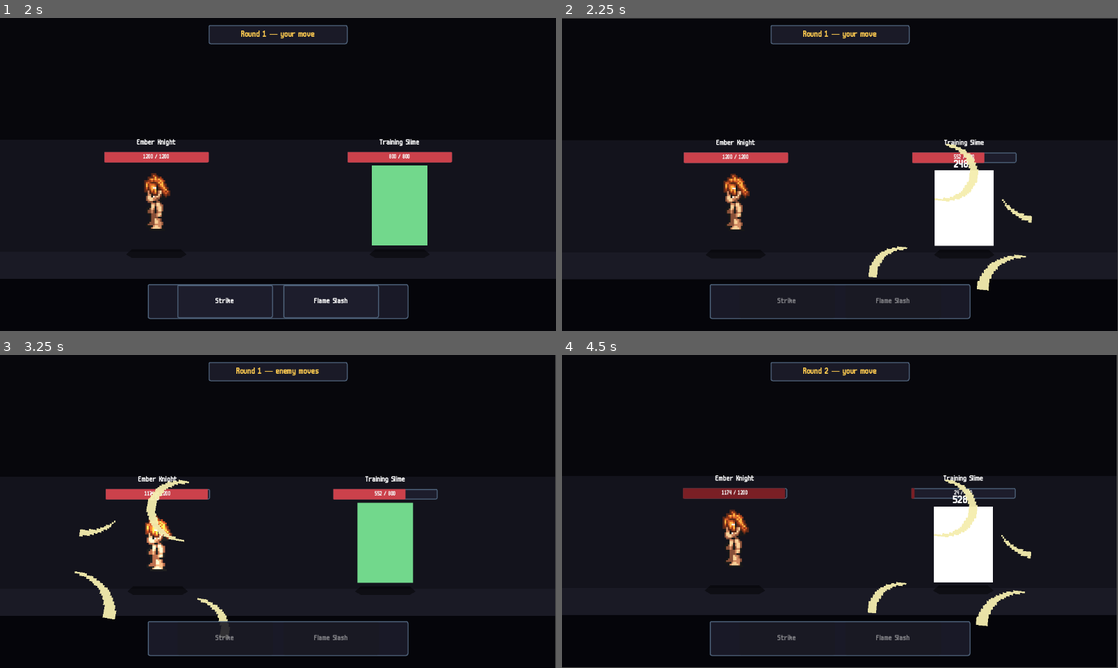
Above: before the commit, frames 1-4 (two rows, left to right).
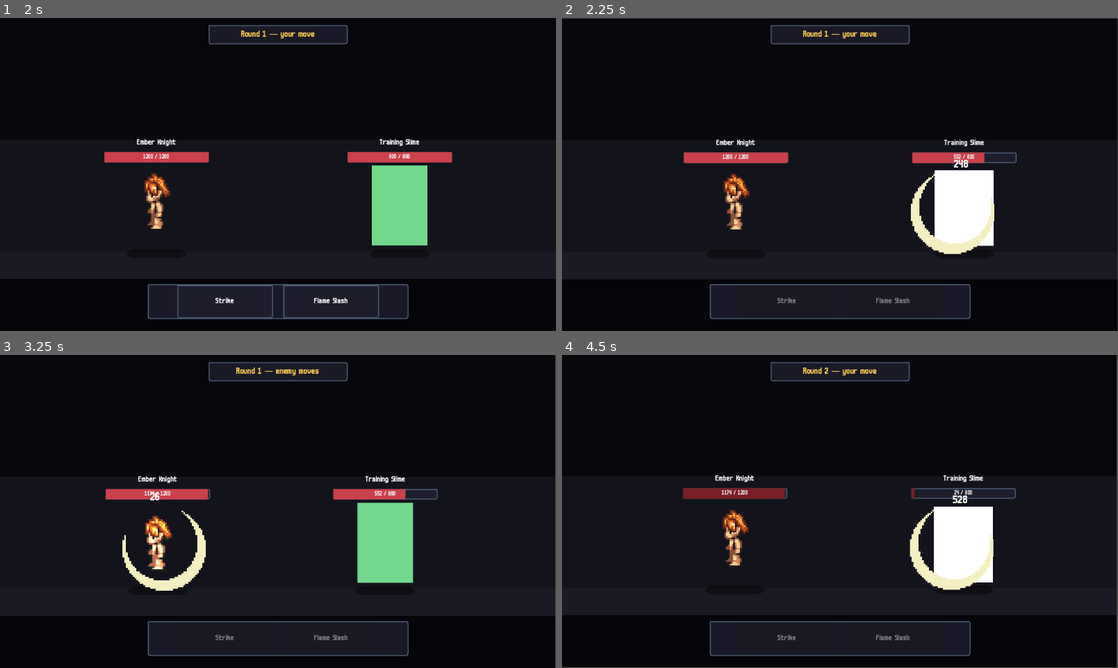
Above: after the commit, the same moments.

Repository: joppe2001/Vaelthorn
Game: Godot game, scene res://scenes/title/title.tscn
The game is run twice, just before and just after one commit, with the same random seed, the same clock (stepped at 60 frames per second) and the same inputs.
Inputs:
- Up to frame 1 (2 s): tap Enter at 0.5 s; click "Enter Battle" at 1.25 s
- Up to frame 2 (2.25 s): click "Strike" at 2 s
- Up to frame 3 (3.25 s): no input
- Up to frame 4 (4.5 s): click "Flame Slash" at 4.25 s

Frame 1 is identical in both runs. In frame 2, 1.6% of the frame differs, in the area x 55-85%, y 40-88%; in frame 3, 1.6%; in frame 4, 1.6%, in the area x 55-85%, y 39-87%.

Commit message:
fix: slash effect — use peak arc frame, pop+hold+fade instead of rotation
The previous slash effect picked a half-random region from the slash
sheet and tweened a rotation, which made it look like a spinning particle
instead of a sword swipe through the air.

Fixed:
- region now points at the peak frame of Slash 1: Rect2(128, 0, 64, 64) —
  the big '(' arc that's drawn by the sword tip at full extension.
- No more rotation tween. The arc is the trail the sword left, not a
  spinning prop.
- Animation: pop in over 50ms (back-eased snap) -> hold 100ms ->
  fade out 180ms. Total 330ms, matches Mana Seed's recommended attack
  timing.
- Scale bumped 3x -> 4x so the arc actually reads at battle distance.
- Initial alpha 0 -> 1 during pop-in so it doesn't flash a different
  frame before the tween starts.

flipped param still controls L/R mirroring so the arc opens toward the
attacker (concave side faces where the sword came from).

Diff:
--- a/project.godot
+++ b/project.godot
@@ -37,8 +37,8 @@
 
 [gui]
 
+theme/default_font_antialiasing=0
 theme/custom="res://assets/ui/theme.tres"
-theme/default_font_antialiasing=0
 
 [rendering]
 
--- a/scenes/battle/slash_effect.gd
+++ b/scenes/battle/slash_effect.gd
@@ -1,24 +1,41 @@
 extends Node2D
-## A single slash arc VFX. Spawned when a melee hit lands.
+## Slash arc VFX — appears at the impact point of a melee hit.
 ##
-## Phase 1.5c stand-in for real attack-frame animations. Plays one slash
-## arc texture, scales up + fades out + rotates slightly, then frees itself.
-## When Phase 2 ships frame-by-frame attack animations, this stays as
-## layered VFX on top — the slash arc IS the impact, not the swing.
+## The slash texture is the peak frame from Mana Seed's slash 1 animation.
+## We don't run the full 4-frame anim here — we spawn at IMPACT only, so we
+## use the peak arc and pop it in + fade it out. No rotation (that just made
+## the arc look like it was spinning, which it wasn't supposed to).
+##
+## Direction:
+##   Default (flipped=false): arc opens left, bulges right.
+##     Use for: player on left attacking enemy on right.
+##   Flipped (flipped=true): arc mirrored — opens right, bulges left.
+##     Use for: enemy on right attacking player on left.
 
 @onready var _sprite: Sprite2D = $Sprite
 
-const DURATION := 0.32
+const POP_IN := 0.05
+const HOLD := 0.10
+const FADE_OUT := 0.18
 
 
 func _ready() -> void:
-	var tween := create_tween().set_parallel(true)
-	tween.tween_property(_sprite, "scale", _sprite.scale * 1.4, DURATION * 0.6).set_trans(Tween.TRANS_CUBIC).set_ease(Tween.EASE_OUT)
-	tween.tween_property(_sprite, "rotation", _sprite.rotation + deg_to_rad(25), DURATION * 0.8)
-	tween.tween_property(_sprite, "modulate:a", 0.0, DURATION).set_delay(DURATION * 0.4)
+	var target_scale: Vector2 = _sprite.scale
+	_sprite.scale = target_scale * 0.65
+	_sprite.modulate.a = 0.0
+
+	var tween := create_tween()
+	# Pop in: snap to full scale + opaque
+	tween.set_parallel(true)
+	tween.tween_property(_sprite, "scale", target_scale, POP_IN).set_trans(Tween.TRANS_BACK).set_ease(Tween.EASE_OUT)
+	tween.tween_property(_sprite, "modulate:a", 1.0, POP_IN)
+	# Hold
+	tween.chain().tween_interval(HOLD)
+	# Fade out
+	tween.chain().tween_property(_sprite, "modulate:a", 0.0, FADE_OUT)
 	tween.chain().tween_callback(queue_free)
 
 
-## Flip the slash horizontally for left-facing impacts (e.g. enemy hits player).
+## Mirror horizontally so the arc opens toward the attacker's side.
 func set_flipped(flipped: bool) -> void:
 	_sprite.flip_h = flipped
--- a/scenes/battle/slash_effect.tscn
+++ b/scenes/battle/slash_effect.tscn
@@ -3,14 +3,14 @@
 [ext_resource type="Script" path="res://scenes/battle/slash_effect.gd" id="1"]
 [ext_resource type="Texture2D" path="res://assets/sprites/manaseed/effects/slash_effects.png" id="2_tex"]
 
-[sub_resource type="AtlasTexture" id="AtlasTexture_slash"]
+[sub_resource type="AtlasTexture" id="AtlasTexture_slash_peak"]
 atlas = ExtResource("2_tex")
-region = Rect2(192, 128, 96, 96)
+region = Rect2(128, 0, 64, 64)
 
 [node name="SlashEffect" type="Node2D"]
 script = ExtResource("1")
 
 [node name="Sprite" type="Sprite2D" parent="."]
-texture = SubResource("AtlasTexture_slash")
-scale = Vector2(3, 3)
-modulate = Color(1, 0.95, 0.7, 0.95)
+texture = SubResource("AtlasTexture_slash_peak")
+scale = Vector2(4, 4)
+modulate = Color(1, 0.96, 0.78, 1)
Not shown, added: assets/fonts/m6x11.ttf.import
Not shown, added: assets/sprites/manaseed/effects/slash_effects.png.import
Not shown, added: scenes/battle/slash_effect.gd.uid
